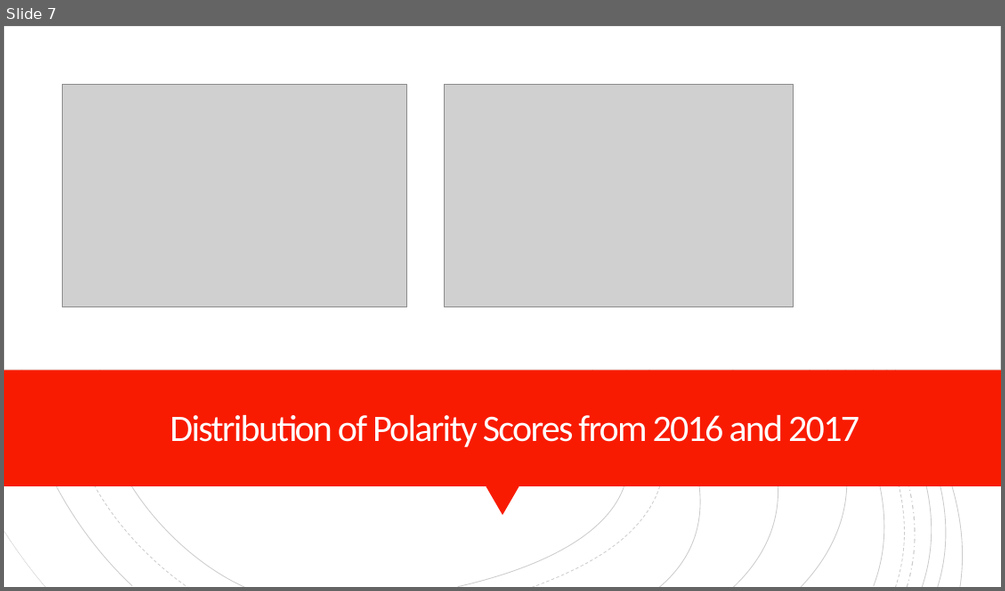
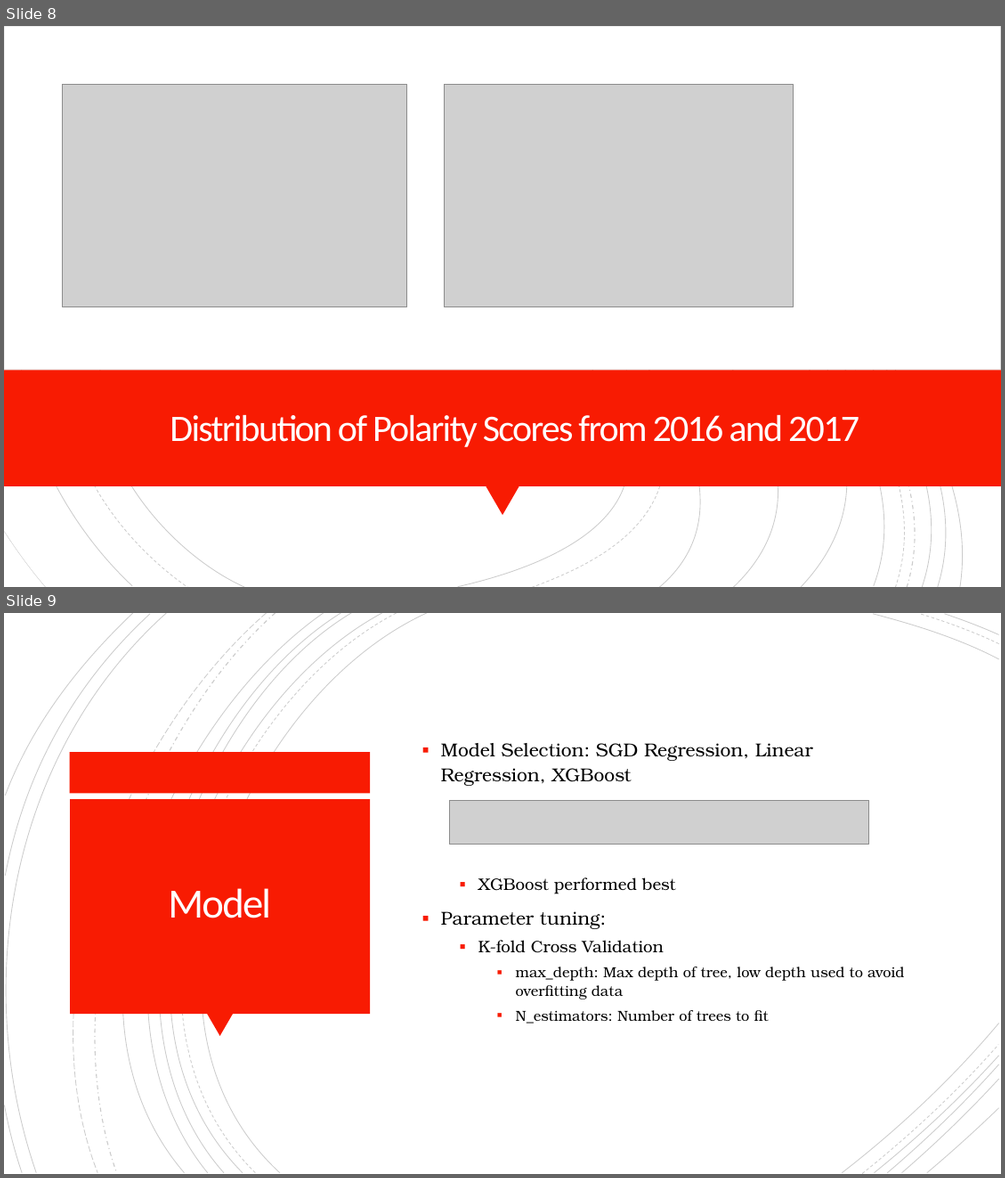
Before and after one commit to davepalazzo/Sentiment_Analysis_S-P_500, a slide deck: Economic_Forecasting.pptx. Shown one above the other, each under a label of ours: slide 7 before the commit, slides 8 and 9 after it. The pictures are 1005x591 and 1005x1178 pixels, drawn with LibreOffice and Linux fonts; fonts in the diff are those of the drawing; grey boxes stand for pictures. Boxes give left, top, right and bottom in pixels: in the first picture for what was removed or moved away, otherwise in the second. Text is boxed around its words. In the diff, an @@ line names an element or a change of style, - is before the commit and + after.

```diff
--- a/Economic_Forecasting.pptx
+++ b/Economic_Forecasting.pptx
@@ slide 9 added at (4,613,1001,1174), background #FFFFFF; not listed: 18 template elements that a slide beside it also shows @@
@@ text added at (441,743,904,1023), 14 pt, text #000000 @@
+▪ Model Selection: SGD Regression, Linear Regression, XGBoost
+  ▪ XGBoost performed best
+▪ Parameter tuning:
+  ▪ K-fold Cross Validation
+    ▪ max_depth: Max depth of tree, low depth used to avoid overfitting data
+    ▪ N_estimators: Number of trees to fit
@@ rectangle added at (70,752,371,793), fill #F81B02 @@
@@ rectangle added at (70,799,370,1013), fill #F81B02 @@
@@ picture added at (450,801,869,844) @@
@@ title added at (168,888,271,918), 40 pt, text #FFFEFF @@
+Model
@@ triangle added at (207,1013,233,1037), fill #F81B02 @@
@@ freeform shape added at (842,1022,999,1172), outline #000000 0.75 pt @@
@@ freeform shape added at (874,1055,999,1172), outline #000000 0.75 pt @@
@@ freeform shape added at (887,1064,998,1172), outline #000000 0.75 pt @@
@@ what was slide 7 is now slide 8 @@
```
Also in this commit, not shown: 2 slides changed, 3 other slides added, 2 slides removed.
